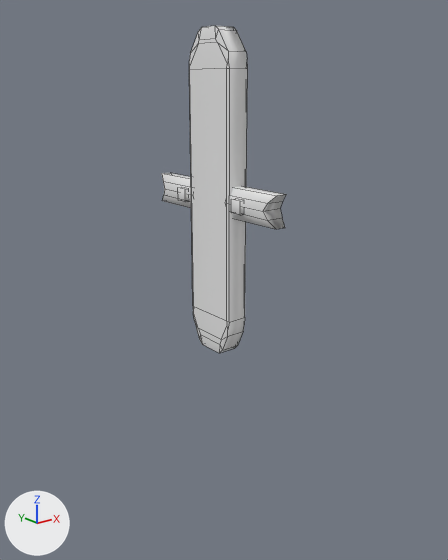
A saved change to the Blender file Blender/Obstacles_Buildings/SpinningWoodenObj.blend.
Both versions are drawn from a 50 mm camera at (-2.28, -2.9, 2.0) aimed at (0.06, 0.02, 0.83). Lighting does not change. The marker at lower left points along +X, +Y and +Z. The first picture is the older version. Mesh edges are drawn as thin lines.
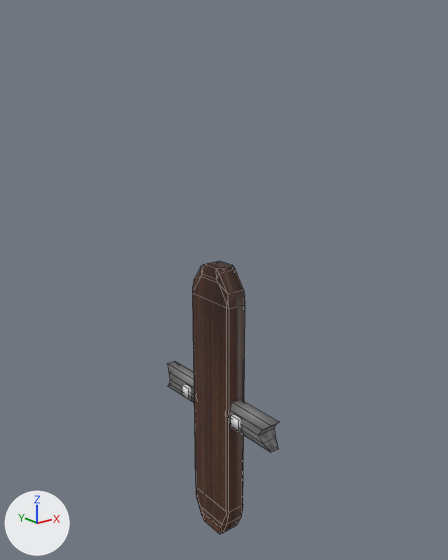
Where the newer file only moved an object's origin or applied its transform, the numbers keep the older frame.

What differs and where, as boxes [x1, y1, x2, y2] in the pictures (448 x 560 px):
'Cube', recoloured, moved (white to brown)
    before: [189, 26, 248, 353]
    after: [193, 261, 245, 534]
'Cube.002', reshaped, moved, rescaled, recoloured
    before: [162, 173, 191, 208]
    after: [167, 361, 279, 452]
'Cube.001', deleted
    before: [229, 186, 286, 229]
'Cube.005', deleted
    before: [231, 199, 243, 215]
'Cube.003', deleted
    before: [178, 187, 188, 202]

Edits to the bpy script that builds the scene:
```text
Add img_woodtexture_jpg:
    img_woodtexture_jpg = load_image('WoodTexture.jpg', '../../TexturesAndMaterials/WoodTexture.jpg', 1500, 1000, 'sRGB')
Add mat_material_001:
    mat_material_001 = principled_material('Material.001')
    mat_material_001.base_color = (0.207, 0.207, 0.207)  # grey #7e7e7e
Add mat_material_002:
    mat_material_002 = principled_material('Material.002')
    mat_material_002.texture = img_woodtexture_jpg
Change me_cube_001:
    used by ob_cube; location = (-0.001, 0.0, 1.367); scale = (0.0689, 0.187, 0.792)
    remove me_cube_001.from_pydata(...)  # 72 vertices, 66 faces; spans x -1.0..1.0, y -1.0..1.0, z -1.22..1.19
    add me_cube_001.from_pydata(...)  # 72 vertices, 66 faces; spans x -1.0..1.0, y -1.0..1.0, z -2.94..-0.53
    me_cube_001 part 1: the whole mesh is moved by (0.0, 0.0, -1.72)
    add me_cube_001.materials.append(mat_material_002)  # picture img_woodtexture_jpg
Change me_cube_003:
    used by ob_cube_002; location = (-0.001, 0.357, 1.363); scale = (0.0334, 0.197, 0.0905)
    remove me_cube_003.from_pydata(...)  # 20 vertices, 18 faces; spans x -1.94..1.94, y -1.0..1.0, z -1.0..1.0
    add me_cube_003.from_pydata(...)  # 72 vertices, 60 faces; spans x -0.08..0.08, y -0.55..0.55, z -0.09..0.09
    me_cube_003 part 2: the whole mesh is rebuilt
    add me_cube_003.materials.append(mat_material_001)  # grey #7e7e7e
Change ob_cube_002:
    ob_cube_002.scale: (0.0334, 0.197, 0.0905) -> (1.0, 1.0, 1.0)
    ob_cube_002.location: (-0.001, 0.357, 1.363) -> (0.0, 0.0, 0.0)
Remove ob_cube_001:
    ob_cube_001 = bpy.data.objects.new('Cube.001', me_cube_004)
    ob_cube_001.location = (-0.001, -0.349, 1.363)
    ob_cube_001.scale = (0.0334, -0.197, 0.0905)
Remove ob_cube_003:
    ob_cube_003 = bpy.data.objects.new('Cube.003', me_cube_005)
    ob_cube_003.location = (-0.065, 0.266, 1.357)
    ob_cube_003.scale = (0.0144, 0.0391, 0.0391)
Remove ob_cube_005:
    ob_cube_005 = bpy.data.objects.new('Cube.005', me_cube_007)
    ob_cube_005.location = (-0.065, -0.263, 1.357)
    ob_cube_005.scale = (0.0144, 0.0391, 0.0391)
```
